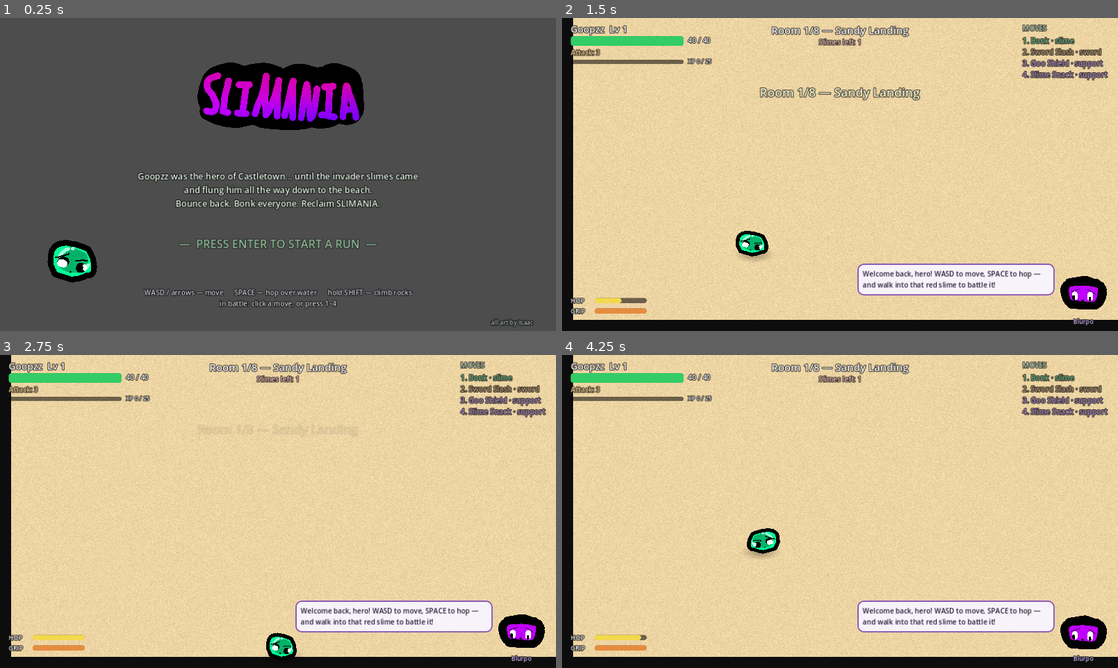
Above: before the commit, frames 1-4 (two rows, left to right).
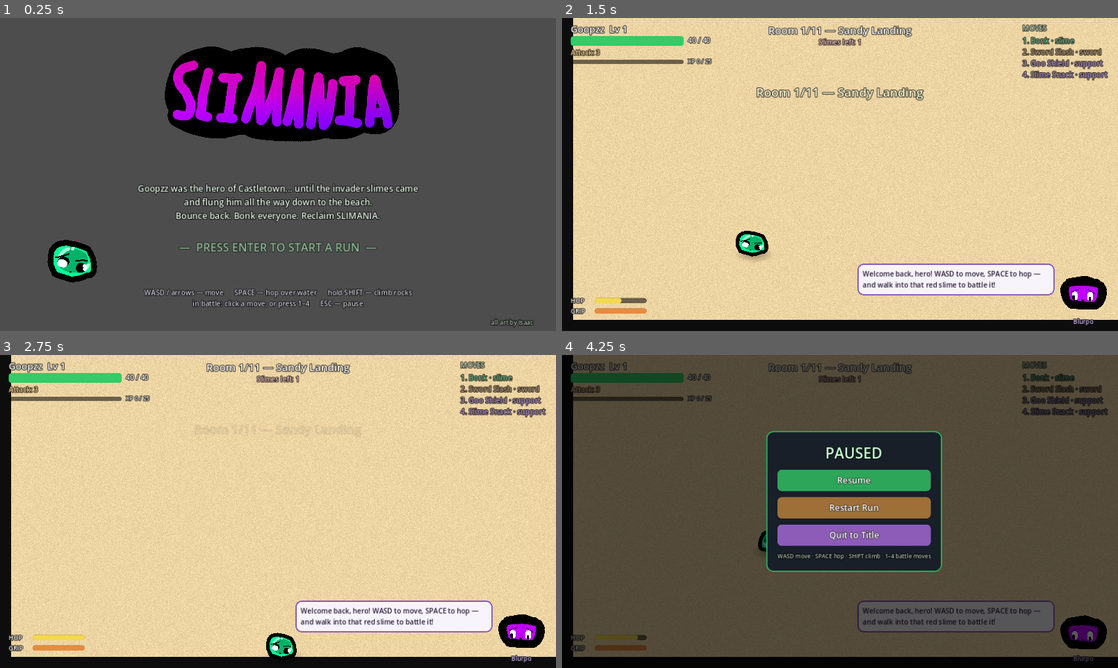
Above: after the commit, the same moments.

Repository: boazcohon/slimania
Game: Godot game, scene res://scenes/title_screen.tscn
Two runs of this game, one before a commit and one after it. Both use one fixed random seed, a clock stepped at 60 frames per second and the inputs below.
Inputs:
- Up to frame 1 (0.25 s): no input
- Up to frame 2 (1.5 s): tap Enter (ui_accept) at 0.5, 0.8, 1.35 s; hold D (move_right) 0.53-1.28 s; hold Shift (climb) 0.53-1.28 s; tap Space (jump) at 0.77 s; hold S (move_down) from 1.28 s (still down)
- Up to frame 3 (2.75 s): tap Space (jump) at 1.52 s; tap Shift (climb) at 1.55 s; release S (move_down) at 2.03 s; hold D (move_right) from 2.03 s (still down); hold Shift (climb) from 2.03 s (still down); tap Enter (ui_accept) at 2.3 s
- Up to frame 4 (4.25 s): release D (move_right) at 2.78 s; release Shift (climb) at 2.78 s; hold W (move_up) 2.78-3.53 s; tap Enter (ui_accept) at 2.85 s; tap Space (jump) at 3.02, 3.77 s; tap Shift (climb) at 3.05 s; hold A (move_left) from 3.53 s (still down); hold Enter (ui_accept) from 3.53 s (still down); tap 1 at 3.6 s; tap Escape (ui_cancel) at 4.15 s

The runs differ from the first frame. In frame 1, 12% of the frame differs, in the area x 24-76%, y 9-93%; in frame 2, 1.2%; in frame 3, 0.5%; in frame 4, 94%, in the area x 1-100%, y 0-99%.

Commit message:
Add Forest Town rest stop, new logo, 2 forest rooms, pause menu
- New SliMania logo wired to the title screen (16:9 layout); retired
  logo files removed, new art lives at logo/slimania logo.png
- Forest Town: safe rest-stop room between beach and forest using the
  new town art (hut row acts as the visible top wall) — no enemies,
  exit open from the start, restores Goopzz to full HP on arrival
- Rooms without enemies now auto-open their exit; rooms support a
  "full_heal" key
- Two new forest rooms (Mushroom Grove, Tangled Thicket) bring the
  forest to 5 combat rooms, matching the beach; run is now 11 stops
- Pause menu on ESC: Resume / Restart Run / Quit to Title; freezes an
  in-progress battle correctly (battles normally ignore engine pause)
- Per-area painted top walls via AREA_TOP_WALL_PAINT

Co-Authored-By: Claude Fable 5 <noreply@anthropic.com>
Claude-Session: https://claude.ai/code/session_01THafuvAAiM9VZ9AcGJhG8N

Diff:
--- a/scripts/overworld.gd
+++ b/scripts/overworld.gd
@@ -32,17 +32,22 @@
 ## Which ground art each area uses (add new areas here — mountain, volcano...).
 const AREA_BACKDROPS: Dictionary = {
 	"beach": "beach_sand",
+	"forest_town": "forest_town_ground",
 	"forest": "forest_ground",
 }
-## The beach art has its own painted black top wall. Other areas don't, so we
-## paint one in this color (dark forest green for now).
-const FOREST_TOP_WALL_COLOR := Color(0.07, 0.16, 0.09)
+## Areas whose art has no built-in top edge get a painted top wall in this
+## color. (Beach art has its black band; the town art has its row of huts.)
+const AREA_TOP_WALL_PAINT: Dictionary = {
+	"forest": Color(0.07, 0.16, 0.09),
+}
 
 var player: Player
 var enemies_left := 0
 var exit_open := false
 var battle_cooldown := 0.0    # grace period so battles don't chain instantly
 var room_wall_rects: Array = []
+var pause_menu: PauseMenu
+var active_battle: BattleScreen = null  # so the pause menu can freeze it
 
 # HUD pieces we refresh every frame.
 var hud: CanvasLayer
@@ -75,6 +80,15 @@
 	_build_enemies(config)
 	_build_pickups(config)
 	_build_hud(config)
+	_build_pause_menu()
+
+	# Rest-stop rooms (like Forest Town) patch Goopzz up to full HP.
+	if config.get("full_heal", false):
+		RunManager.player_hp = RunManager.player_max_hp
+	# A room with nothing to fight starts with its exit already open.
+	if enemies_left == 0:
+		_open_exit(false)
+
 	_toast("Room %d/%d — %s" % [RunManager.current_room, RunManager.total_rooms(), config.title])
 
 
@@ -96,17 +110,18 @@
 		backdrop.scale = ROOM_SIZE / texture_size
 	add_child(backdrop)
 
-	# Beach art comes with its own painted top wall (the black band). For any
-	# other area we paint the visible top wall ourselves, Among-Us style.
-	if area != "beach":
+	# Some areas' art already shows its own top edge (the beach's black band,
+	# the town's row of huts). The rest get a painted top wall, Among-Us style.
+	if AREA_TOP_WALL_PAINT.has(area):
+		var wall_color: Color = AREA_TOP_WALL_PAINT[area]
 		var top_wall := ColorRect.new()
-		top_wall.color = FOREST_TOP_WALL_COLOR
+		top_wall.color = wall_color
 		top_wall.size = Vector2(ROOM_SIZE.x, TOP_WALL_HEIGHT)
 		top_wall.mouse_filter = Control.MOUSE_FILTER_IGNORE
 		add_child(top_wall)
 		# A lighter strip along its base — the faux-3D "sunlit edge".
 		var edge := ColorRect.new()
-		edge.color = FOREST_TOP_WALL_COLOR.lightened(0.3)
+		edge.color = wall_color.lightened(0.3)
 		edge.position = Vector2(0, TOP_WALL_HEIGHT - 14)
 		edge.size = Vector2(ROOM_SIZE.x, 14)
 		edge.mouse_filter = Control.MOUSE_FILTER_IGNORE
@@ -330,9 +345,11 @@
 	battle.setup(enemy.stats)
 	battle.finished.connect(_on_battle_finished.bind(enemy))
 	add_child(battle)
+	active_battle = battle
 
 
 func _on_battle_finished(won: bool, enemy: Node) -> void:
+	active_battle = null
 	get_tree().paused = false
 	battle_cooldown = 1.5
 	if won:
@@ -346,12 +363,13 @@
 		_end_run()
 
 
-func _open_exit() -> void:
+func _open_exit(announce: bool = true) -> void:
 	exit_open = true
 	exit_gate.queue_free()
 	exit_sign.add_theme_color_override("font_color", Color(0.5, 1.0, 0.6))
-	_toast("Room clear! The exit is open →")
-	guide.say("Room clear! Head through the exit on the right when you're ready.")
+	if announce:
+		_toast("Room clear! The exit is open →")
+		guide.say("Room clear! Head through the exit on the right when you're ready.")
 
 
 func _on_exit_entered(_body: Node) -> void:
@@ -375,6 +393,28 @@
 func _end_run() -> void:
 	get_tree().paused = false
 	get_tree().change_scene_to_file("res://scenes/game_over.tscn")
+
+
+# ============================ pause menu ============================
+
+func _build_pause_menu() -> void:
+	pause_menu = PauseMenu.new()
+	add_child(pause_menu)
+	pause_menu.menu_opened.connect(_on_pause_menu_opened)
+	pause_menu.menu_closed.connect(_on_pause_menu_closed)
+
+
+## Battles deliberately ignore the engine's pause (that's how they run on top
+## of the frozen overworld) — so when the pause menu opens mid-battle, we
+## switch the battle off entirely, and back on when the menu closes.
+func _on_pause_menu_opened() -> void:
+	if active_battle != null and is_instance_valid(active_battle):
+		active_battle.process_mode = Node.PROCESS_MODE_DISABLED
+
+
+func _on_pause_menu_closed() -> void:
+	if active_battle != null and is_instance_valid(active_battle):
+		active_battle.process_mode = Node.PROCESS_MODE_ALWAYS
 
 
 # ============================ pickups ============================
--- /dev/null
+++ b/scripts/pause_menu.gd
@@ -0,0 +1,116 @@
+class_name PauseMenu
+extends CanvasLayer
+## ============================================================================
+##  PauseMenu — press ESC to freeze the world and take a breath.
+## ----------------------------------------------------------------------------
+##  Buttons: Resume, Restart Run (fresh run from Room 1), Quit to Title.
+##  The overworld creates one of these and listens to `menu_opened` /
+##  `menu_closed` — that's how an in-progress battle gets frozen too (battles
+##  normally IGNORE the engine's pause on purpose, so the overworld flips the
+##  battle's process mode off while the menu is up).
+##  The menu is careful to remember whether the game was ALREADY paused
+##  (mid-battle, mid-popup) and puts things back exactly as it found them.
+## ============================================================================
+
+signal menu_opened
+signal menu_closed
+
+var is_open := false
+var was_paused := false  # was the game already paused when the menu opened?
+var panel_root: Control
+
+
+func _ready() -> void:
+	# The menu must work while everything else is frozen.
+	process_mode = Node.PROCESS_MODE_ALWAYS
+	layer = 100  # draw on top of absolutely everything
+
+	panel_root = Control.new()
+	panel_root.set_anchors_preset(Control.PRESET_FULL_RECT)
+	add_child(panel_root)
+
+	var dim := ColorRect.new()
+	dim.color = Color(0, 0, 0, 0.65)
+	dim.set_anchors_preset(Control.PRESET_FULL_RECT)
+	dim.mouse_filter = Control.MOUSE_FILTER_STOP  # swallow clicks underneath
+	panel_root.add_child(dim)
+
+	var window := PanelContainer.new()
+	var style := StyleBoxFlat.new()
+	style.bg_color = Color(0.09, 0.12, 0.16, 0.98)
+	style.set_corner_radius_all(16)
+	style.set_content_margin_all(26)
+	style.border_color = Color(0.18, 0.65, 0.35)
+	style.set_border_width_all(3)
+	window.add_theme_stylebox_override("panel", style)
+	window.position = Vector2(470, 175)
+	panel_root.add_child(window)
+
+	var column := VBoxContainer.new()
+	column.add_theme_constant_override("separation", 14)
+	window.add_child(column)
+
+	var title := UiHelpers.label("PAUSED", 34, Color(0.8, 1.0, 0.85))
+	title.horizontal_alignment = HORIZONTAL_ALIGNMENT_CENTER
+	column.add_child(title)
+
+	var resume := UiHelpers.styled_button("Resume", Color(0.18, 0.65, 0.35), 20)
+	resume.custom_minimum_size = Vector2(300, 0)
+	resume.pressed.connect(close)
+	column.add_child(resume)
+
+	var restart := UiHelpers.styled_button("Restart Run", Color(0.62, 0.44, 0.22), 20)
+	restart.pressed.connect(_on_restart_pressed)
+	column.add_child(restart)
+
+	var quit := UiHelpers.styled_button("Quit to Title", Color(0.55, 0.36, 0.72), 20)
+	quit.pressed.connect(_on_quit_pressed)
+	column.add_child(quit)
+
+	var reminder := UiHelpers.label(
+		"WASD move · SPACE hop · SHIFT climb · 1–4 battle moves",
+		13, Color(0.7, 0.75, 0.7)
+	)
+	reminder.horizontal_alignment = HORIZONTAL_ALIGNMENT_CENTER
+	column.add_child(reminder)
+
+	panel_root.visible = false
+
+
+## ESC (Godot's built-in "ui_cancel" action) toggles the menu.
+func _input(event: InputEvent) -> void:
+	if event.is_action_pressed("ui_cancel"):
+		if is_open:
+			close()
+		else:
+			open()
+
+
+func open() -> void:
+	if is_open:
+		return
+	is_open = true
+	was_paused = get_tree().paused
+	get_tree().paused = true
+	panel_root.visible = true
+	menu_opened.emit()
+
+
+func close() -> void:
+	if not is_open:
+		return
+	is_open = false
+	panel_root.visible = false
+	get_tree().paused = was_paused  # back exactly how we found it
+	menu_closed.emit()
+
+
+func _on_restart_pressed() -> void:
+	get_tree().paused = false
+	RunManager.start_new_run()
+	get_tree().change_scene_to_file("res://scenes/overworld.tscn")
+
+
+func _on_quit_pressed() -> void:
+	get_tree().paused = false
+	get_tree().change_scene_to_file("res://scenes/title_screen.tscn")
--- a/scripts/run_manager.gd
+++ b/scripts/run_manager.gd
@@ -41,9 +41,10 @@
 ##  art). The playable ground starts below y=260 (above that is the top
 ##  wall). Things you can put in a room:
 ##    "title"       — shown at the top of the screen
-##    "area"        — "beach" or "forest" (picks the ground art; forest is
-##                    the tougher second half of the run)
+##    "area"        — "beach", "forest_town" or "forest" (picks the ground
+##                    art; the forest is the tougher second half of the run)
 ##    "hint"        — what Blurpo the guide slime says when you arrive
+##    "full_heal"   — true = walking in restores Goopzz to full HP (rest stop)
 ##    "enemies"     — list of {"pos", "level"} (+ "boss": true for big ones)
 ##    "pickups"     — list of {"pos", "kind"} where kind is "move" or "heal"
 ##    "water"       — list of Rect2 water pools (JUMP over them — they hurt!)
@@ -109,6 +110,20 @@
 		"water": [],
 		"climb_walls": [],
 	},
+	# ----------------------------- FOREST TOWN ------------------------------
+	# A safe rest stop between the beach and the forest. No enemies, exit
+	# always open, and walking in patches Goopzz up to full HP. (The dev team
+	# is still deciding what else lives here — a shop? a quest? Stay tuned.)
+	{
+		"title": "Forest Town",
+		"area": "forest_town",
+		"hint": "Welcome to Forest Town! You're safe here — rest up, you're back to full health. The forest ahead is MUCH meaner than the beach, so enjoy the quiet while it lasts.",
+		"enemies": [],
+		"pickups": [],
+		"water": [],
+		"climb_walls": [],
+		"full_heal": true,
+	},
 	# ------------------------------ THE FOREST ------------------------------
 	# The second-most slime-packed place in Slimania. Everything here is a
 	# level or two meaner than the beach — heal up and pick moves wisely.
@@ -125,6 +140,19 @@
 		"climb_walls": [],
 	},
 	{
+		"title": "Mushroom Grove",
+		"area": "forest",
+		"hint": "Mind the pond — hop it or go around. And grab that Move Disc before the locals do!",
+		"enemies": [
+			{"pos": Vector2(1300, 400), "level": 4},
+			{"pos": Vector2(1000, 880), "level": 4},
+			{"pos": Vector2(1650, 700), "level": 5},
+		],
+		"pickups": [{"pos": Vector2(1500, 320), "kind": "move"}],
+		"water": [Rect2(520, 560, 860, 110)],
+		"climb_walls": [],
+	},
+	{
 		"title": "Deep Woods",
 		"area": "forest",
 		"hint": "It's dark in here... these bullies hit HARD. Sand Throw makes them gentler, and Goo Shield never goes out of style.",
@@ -136,6 +164,18 @@
 		"pickups": [{"pos": Vector2(1780, 330), "kind": "move"}],
 		"water": [],
 		"climb_walls": [Rect2(950, 260, 110, 500)],
+	},
+	{
+		"title": "Tangled Thicket",
+		"area": "forest",
+		"hint": "Almost there! Weave (or climb) through the tangle — Duke Mulch's lair is just past these rocks.",
+		"enemies": [
+			{"pos": Vector2(1250, 500), "level": 5},
+			{"pos": Vector2(1550, 850), "level": 6},
+		],
+		"pickups": [{"pos": Vector2(320, 860), "kind": "heal"}],
+		"water": [],
+		"climb_walls": [Rect2(760, 260, 110, 500), Rect2(1050, 520, 110, 504)],
 	},
 	{
 		"title": "Heart of the Forest",
--- a/scripts/sprite_paths.gd
+++ b/scripts/sprite_paths.gd
@@ -34,10 +34,10 @@
 	"beach_sand": "res://slimania assets/terrain/areas/beach/beach sand normal full rez 2d.png",
 	"beach_scene": "res://slimania assets/terrain/areas/beach/ground.png",
 	"forest_ground": "res://slimania assets/terrain/areas/forest/forest grassy ground.png",
+	"forest_town_ground": "res://slimania assets/terrain/areas/forest/forest town.png",
 
 	# --- Logos ------------------------------------------------------------------
-	"logo_invaded": "res://slimania assets/logo/1/slimania invaded.png",
-	"logo_small": "res://slimania assets/logo/2 textures/slimania logo.png",
+	"logo": "res://slimania assets/logo/slimania logo.png",
 	"skybox": "res://slimania assets/logo/2 textures/skybox.png",
 }
 
--- a/scripts/title_screen.gd
+++ b/scripts/title_screen.gd
@@ -19,13 +19,13 @@
 	backdrop.modulate = Color(0.45, 0.45, 0.55)
 	add_child(backdrop)
 
-	# The big logo.
+	# The big logo (16:9 art, so a taller box than the old banner).
 	var logo := TextureRect.new()
-	logo.texture = SpritePaths.tex("logo_invaded")
+	logo.texture = SpritePaths.tex("logo")
 	logo.expand_mode = TextureRect.EXPAND_IGNORE_SIZE
 	logo.stretch_mode = TextureRect.STRETCH_KEEP_ASPECT_CENTERED
-	logo.size = Vector2(880, 240)
-	logo.position = Vector2((1280.0 - 880.0) / 2.0, 70)
+	logo.size = Vector2(600, 338)
+	logo.position = Vector2((1280.0 - 600.0) / 2.0, 20)
 	add_child(logo)
 
 	# Goopzz himself, saying hi from the corner.
@@ -46,14 +46,14 @@
 	)
 	story.horizontal_alignment = HORIZONTAL_ALIGNMENT_CENTER
 	story.custom_minimum_size = Vector2(1280, 0)
-	story.position = Vector2(0, 350)
+	story.position = Vector2(0, 378)
 	add_child(story)
 
 	# Blinking "press enter".
 	var press := UiHelpers.label("—  PRESS ENTER TO START A RUN  —", 26, Color(0.75, 1.0, 0.8))
 	press.horizontal_alignment = HORIZONTAL_ALIGNMENT_CENTER
 	press.custom_minimum_size = Vector2(1280, 0)
-	press.position = Vector2(0, 500)
+	press.position = Vector2(0, 508)
 	add_child(press)
 	var blink := create_tween().set_loops()
 	blink.tween_property(press, "modulate:a", 0.25, 0.6)
@@ -62,7 +62,7 @@
 	# Controls cheat-sheet.
 	var controls := UiHelpers.label(
 		"WASD / arrows — move      SPACE — hop over water      hold SHIFT — climb rocks\n" +
-		"in battle: click a move, or press 1–4",
+		"in battle: click a move, or press 1–4      ESC — pause",
 		16, Color(0.8, 0.8, 0.85)
 	)
 	controls.horizontal_alignment = HORIZONTAL_ALIGNMENT_CENTER
--- a/tests/validate.gd
+++ b/tests/validate.gd
@@ -15,6 +15,7 @@
 	"res://scripts/run_manager.gd",
 	"res://scripts/ui_helpers.gd",
 	"res://scripts/guide_slime.gd",
+	"res://scripts/pause_menu.gd",
 	"res://scripts/player.gd",
 	"res://scripts/enemy.gd",
 	"res://scripts/pickup.gd",
Binary file removed: slimania assets/logo/2 textures/logo outline.png
Binary file removed: slimania assets/logo/2 textures/slimania logo.png
Renamed: slimania assets/logo/1/slimania invaded.png -> slimania assets/logo/slimania logo.png
Not shown, changed: README.md
